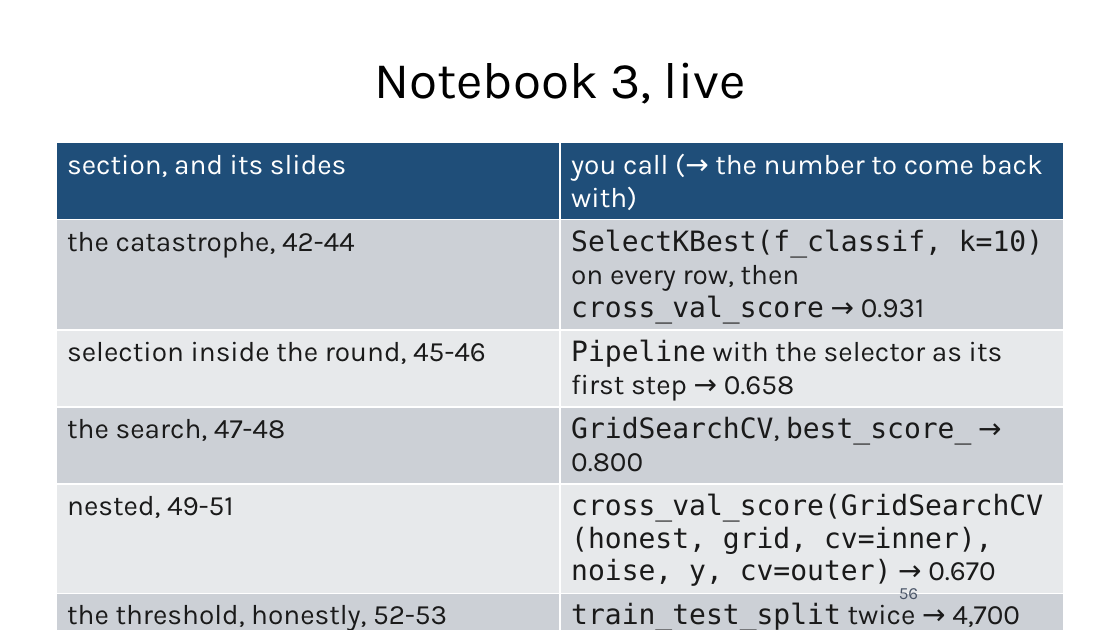
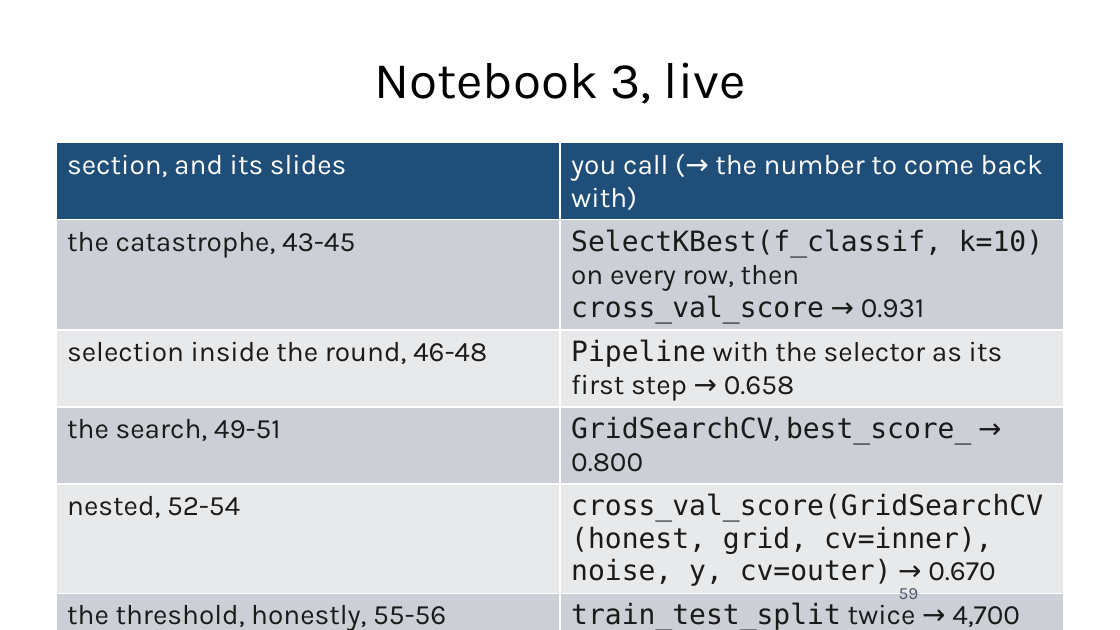
Before and after one commit to fabioantonini/technologies-for-artificial-intelligence, a slide deck: slide 59 of Lessons/05_experimental_methodology/Slides/experimental_methodology_slides.pptx (slide 56 before the commit). Drawn at 1120x630 pixels with LibreOffice and Linux fonts; fonts in the diff are those of the drawing; background and template pictures are left out. Boxes give left, top, right and bottom in pixels: in the first picture for what was removed or moved away, otherwise in the second. Text is boxed around its words. In the diff, an @@ line names an element or a change of style, - is before the commit and + after.

```diff
--- a/Lessons/05_experimental_methodology/Slides/experimental_methodology_slides.pptx
+++ b/Lessons/05_experimental_methodology/Slides/experimental_methodology_slides.pptx
@@ table at box(56, 143, 1064, 630) @@
-row 2, column 1: the catastrophe, 42-44
+row 2, column 1: the catastrophe, 43-45
-row 3, column 1: selection inside the round, 45-46
+row 3, column 1: selection inside the round, 46-48
-row 4, column 1: the search, 47-48
+row 4, column 1: the search, 49-51
-row 5, column 1: nested, 49-51
+row 5, column 1: nested, 52-54
-row 6, column 1: the threshold, honestly, 52-53
+row 6, column 1: the threshold, honestly, 55-56
-row 7, column 1: seeds, 54-55
+row 7, column 1: seeds, 57-58
@@ page number at box(899, 588, 919, 599): text changed @@
-56
+59
```
Also in this commit, not shown: 4 other slides changed, 3 slides added, 15 other files.
